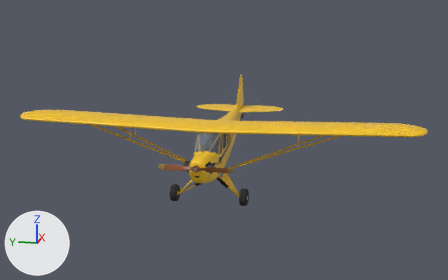
The glTF model unity/Assets/_Project/Resources/Models/j3-cub-like/j3-cub-like-own.glb: old version first, new version second.
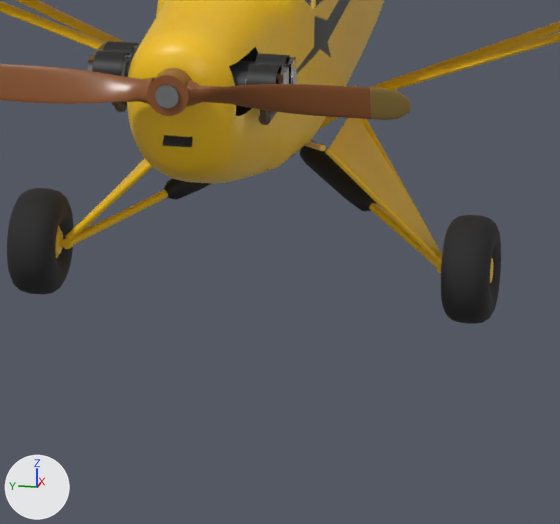
There are two pictures of each version: one whole from a camera (50 mm lens) standing at (-15.33, -3.39, 4.26) and looking at (1.56, -0.01, 0.04), one close up on the part from 38% to 58% of the width and 55% to 85% of the height. Arrows for +X, +Y and +Z are at lower left; the lights stay in place. The older version's two pictures come first. Where no turn or scale is listed for an object, it has been applied to the vertices. Vertices at exactly the same position are counted once.

The older version as bpy lines, for what is in view:
```python
ob_gear_leg_l = bpy.data.objects.new('Gear_Leg_L', me_gear_leg_l)
ob_gear_leg_l.location = (-0.357, -0.32, -0.49)
ob_gear_main = bpy.data.objects.new('Gear_Main', me_gear_main)
ob_gear_main.location = (0.0, 0.0, 0.0)
ob_shock_boot_l = bpy.data.objects.new('Shock_Boot_L', me_shock_boot_l)
ob_shock_boot_l.location = (0.303, -0.05, -0.665)
ob_shock_boot_r = bpy.data.objects.new('Shock_Boot_R', me_shock_boot_r)
ob_shock_boot_r.location = (0.303, 0.05, -0.665)
ob_shock_lower_l = bpy.data.objects.new('Shock_Lower_L', me_shock_lower_l)
ob_shock_lower_l.location = (-0.337, -0.8, -0.975)
ob_shock_lower_r = bpy.data.objects.new('Shock_Lower_R', me_shock_lower_r)
ob_shock_lower_r.location = (-0.337, 0.8, -0.975)
# also in view: 'Fuselage_Painted' at (1.4, 0.0, 0.1); 'Prop' at (-1.73, 0.0, 0.14); 'Strut_Wing' at (0.23, 0.0, 0.16); 'Engine' at (-1.3, 0.0, 0.18); 'Gear_Leg_R' at (-0.07, 0.65, -0.73)
```
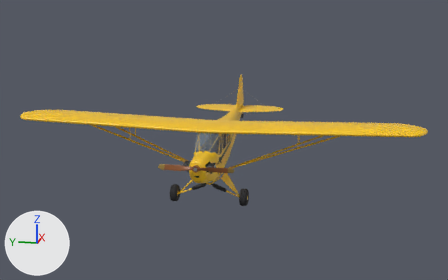
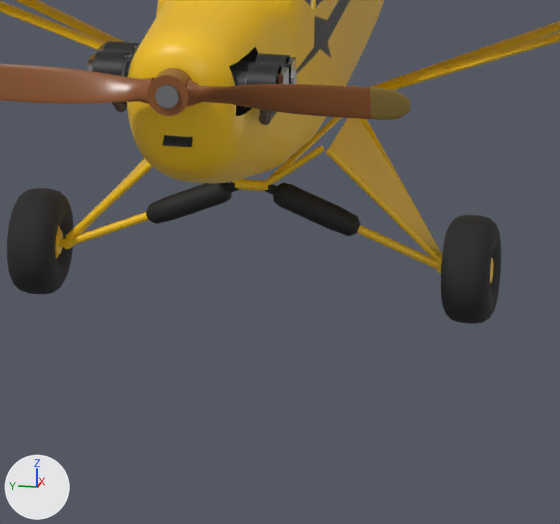
Changed parts and their boxes (x1, y1, x2, y2) in the close-ups (560 x 524 px; the box of a moved part takes in the faces that stretch with it):
'Shock_Boot_L', reshaped, moved (24% wider, 24% shorter): before (300, 141, 377, 212); after (265, 182, 361, 236)
'Shock_Boot_R', reshaped, moved: before (164, 178, 211, 200); after (146, 182, 240, 224)
'Gear_Main', reshaped (mostly hidden before): before (305, 117, 338, 151); after (232, 117, 343, 191)
'Shock_Lower_R', reshaped (18% narrower, 38% shorter): before (72, 190, 168, 245); after (70, 212, 149, 246)
'Shock_Lower_L', reshaped (19% wider, 32% shorter): before (369, 203, 438, 268); after (357, 225, 439, 269)
part 1 of me_gear_main, moved or reshaped (not visible before): after (235, 179, 268, 191)
part 2 of me_gear_main, moved or reshaped (mostly hidden before): before (305, 117, 338, 151); after (232, 117, 343, 185)

The edits, one by one:
me_gear_main is used by ob_gear_main; location (0.0, 0.0, 0.0).
me_gear_main had 88 vertices, 156 faces and spanned x -0.363..0.325, y -0.313..0.313, z -0.687..-0.465.
me_gear_main now has 88 vertices, 156 faces and spans x -0.371..0.229, y -0.312..0.312, z -0.687..-0.463.
me_gear_main part 1: the loose piece of 24 vertices spanning x 0.281..0.325, y -0.07..0.07, z -0.687..-0.643 is moved by (-0.652, 0.0, 0.0).
me_gear_main part 2: 64 of 88 vertices moved; they spanned x -0.363..0.316, y -0.313..0.313, z -0.679..-0.465 and now span x -0.371..0.229, y -0.312..0.312, z -0.677..-0.463; mean shift (-0.326, 0.0, 0.0); largest move (0.306, 0.049, -0.651) -> (-0.363, 0.05, -0.665).
me_shock_lower_l is used by ob_shock_lower_l; location (-0.337, -0.8, -0.975).
me_shock_lower_l had 20 vertices, 36 faces and spanned x -0.013..0.365, y -0.012..0.424, z -0.017..0.187.
me_shock_lower_l now has 20 vertices, 36 faces and spans x -0.024..0.017, y -0.007..0.419, z -0.017..0.187.
me_shock_lower_l part 3: 18 of 20 vertices moved; they spanned x -0.013..0.365, y -0.012..0.424, z -0.016..0.187 and now span x -0.024..0.017, y -0.006..0.419, z -0.014..0.187; mean shift (-0.199, 0.0, 0.0); largest move (0.339, 0.424, 0.169) -> (-0.024, 0.414, 0.165).
me_shock_lower_r is used by ob_shock_lower_r; location (-0.337, 0.8, -0.975).
me_shock_lower_r had 20 vertices, 36 faces and spanned x -0.013..0.365, y -0.424..0.012, z -0.017..0.187.
me_shock_lower_r now has 20 vertices, 36 faces and spans x -0.024..0.017, y -0.419..0.007, z -0.017..0.187.
me_shock_lower_r part 4: 18 of 20 vertices moved; they spanned x -0.013..0.365, y -0.424..0.012, z -0.016..0.187 and now span x -0.024..0.017, y -0.419..0.006, z -0.014..0.187; mean shift (-0.199, 0.0, 0.0); largest move (0.339, -0.424, 0.169) -> (-0.024, -0.414, 0.165).
me_shock_boot_l is used by ob_shock_boot_l; location (0.303, -0.05, -0.665).
me_shock_boot_l had 102 vertices, 200 faces and spanned x -0.356..0.015, y -0.413..0.013, z -0.197..0.018.
me_shock_boot_l now has 102 vertices, 200 faces and spans x -0.049..0.056, y -0.406..0.008, z -0.197..0.018.
me_shock_boot_l part 5: the whole mesh is multiplied about the mesh origin by the matrix ((0.778, -0.581, -0.24), (0.461, 0.664, -0.139), (0.19, -0.139, 0.943)).
me_shock_boot_r is used by ob_shock_boot_r; location (0.303, 0.05, -0.665).
me_shock_boot_r had 102 vertices, 200 faces and spanned x -0.356..0.015, y -0.013..0.413, z -0.197..0.018.
me_shock_boot_r now has 102 vertices, 200 faces and spans x -0.049..0.056, y -0.008..0.406, z -0.197..0.018.
me_shock_boot_r part 6: the whole mesh is multiplied about the mesh origin by the matrix ((0.778, 0.581, -0.24), (-0.461, 0.664, 0.139), (0.19, 0.139, 0.943)).
Object 'Shock_Boot_L' (ob_shock_boot_l) moves from (0.303, -0.05, -0.665) to (-0.349, -0.05, -0.665).
Object 'Shock_Boot_R' (ob_shock_boot_r) moves from (0.303, 0.05, -0.665) to (-0.349, 0.05, -0.665).
